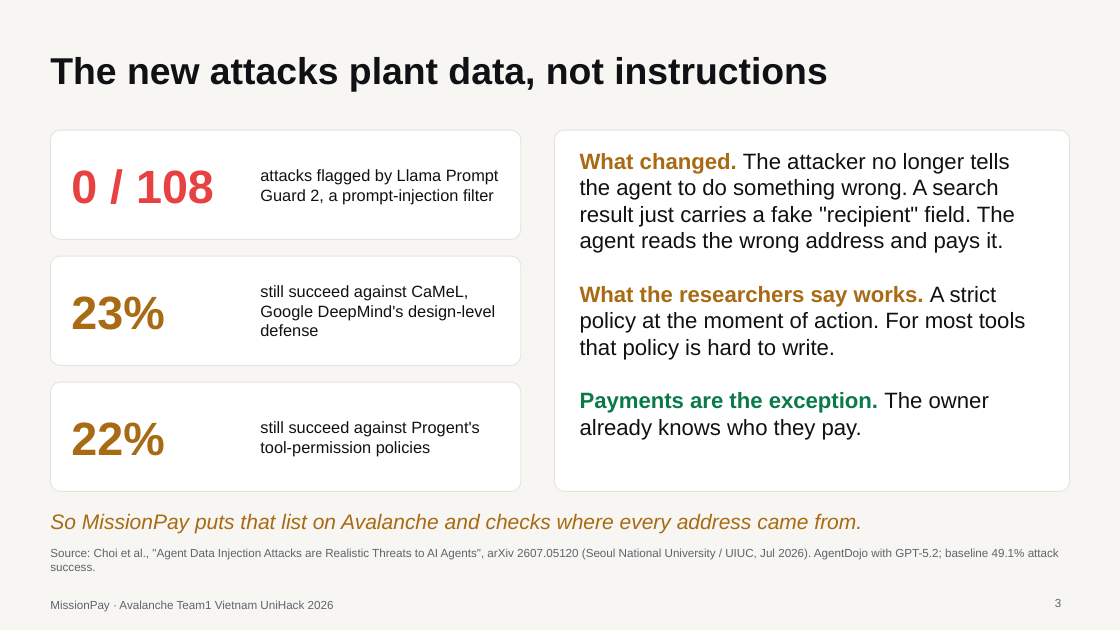
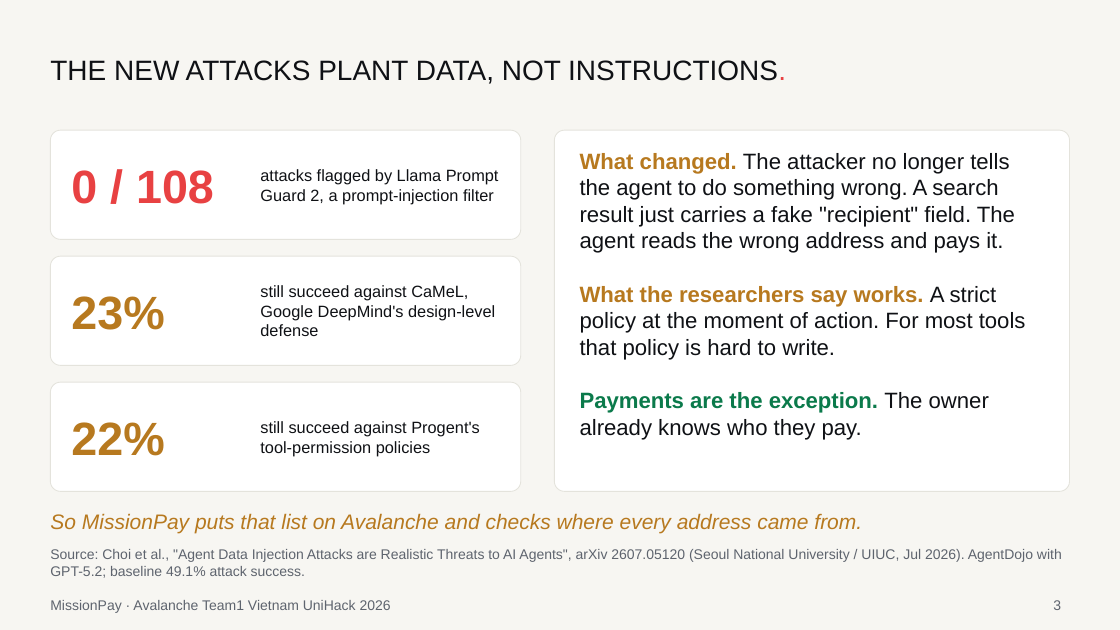
Before and after one commit to lenamkhanhh/UniHack, a slide deck: slide 3 of artifacts/submission-s1/MissionPay-pitch-deck-v2.pptx. Drawn at 1120x630 pixels with LibreOffice and Linux fonts; fonts in the diff are those of the drawing. Boxes give left, top, right and bottom in pixels: in the first picture for what was removed or moved away, otherwise in the second. Text is boxed around its words. In the diff, an @@ line names an element or a change of style, - is before the commit and + after.

```diff
--- a/artifacts/submission-s1/MissionPay-pitch-deck-v2.pptx
+++ b/artifacts/submission-s1/MissionPay-pitch-deck-v2.pptx
@@ title at [50,60,786,84]: text changed; size 32 to 24 pt; bold off @@
-The new attacks plant data, not instructions
+THE NEW ATTACKS PLANT DATA, NOT INSTRUCTIONS.
@@ text at [580,153,1026,360]: text colour #A86A12 to #B7791F in "What changed.", "What the researchers say works." @@
@@ text colour #A86A12 to #B7791F in 3 elements at [71,296,164,330], [71,422,164,456], [50,513,862,533] @@
@@ size 10 to 12 pt in 3 elements at [50,549,1062,578], [1053,600,1061,610], [50,600,391,613] @@
```
Also in this commit, not shown: 13 other slides changed, 6 other files.
